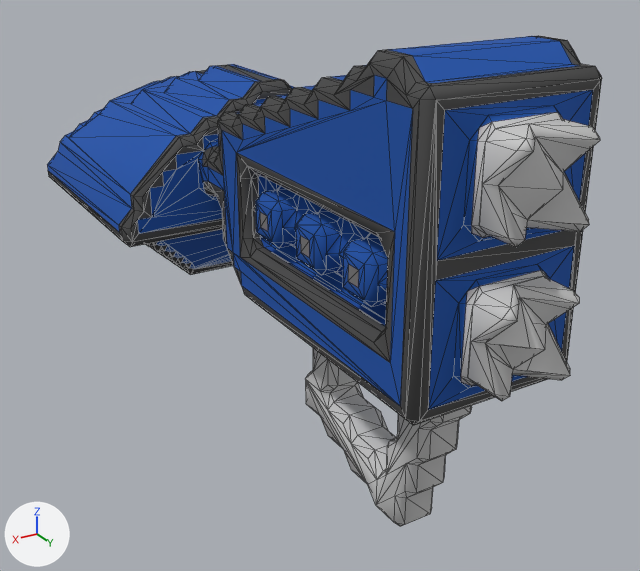
An edit to the OBJ model src/jsMain/resources/meshes/diadochi-1-eris-class.obj, drawn before and after from the same camera.
The view is the same before and after, from a camera (50 mm lens) standing at (28.9, 55.1, 36.1) and looking at (-2.1, 3.5, 10.4). The lights are fixed; the arrows at lower left show +X, +Y and +Z. Mesh edges are drawn as thin lines. Where no turn or scale is listed for an object, it has been applied to the vertices.

Names of what the first picture shows: 'diadochi-1-eris-class'.
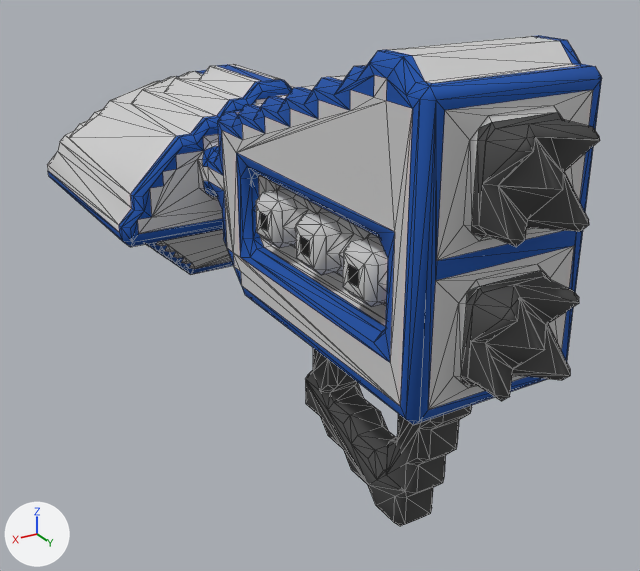
The newer file is also turned or shifted as a whole; pictures and numbers use the older file's frame.

What differs and where, as boxes [x1, y1, x2, y2] in the pictures (640 x 571 px; the box of a moved part takes in the faces that stretch with it):
part 1 of me_diadochi_1_eris_class, moved or reshaped
    before: [485, 124, 600, 376]
    after: [498, 136, 600, 376]
part 2 of me_diadochi_1_eris_class, surface changed
    both: [47, 35, 602, 526]

Diff of the bpy script that builds the scene:
```diff
--- a/src/jsMain/resources/meshes/diadochi-1-eris-class.obj.py
+++ b/src/jsMain/resources/meshes/diadochi-1-eris-class.obj.py
@@ me_diadochi_1_eris_class @@
 # used by ob_diadochi_1_eris_class; location = (0.0, 0.0, 0.0)
-me_diadochi_1_eris_class.from_pydata(...)  # 1491 vertices, 2788 faces; spans x -11.5..11.5, y -28.0..28.0, z -0.1..29.9
+me_diadochi_1_eris_class.from_pydata(...)  # 1492 vertices, 2790 faces; spans x -11.5..11.5, y -28.0..28.0, z -0.1..29.9
+# me_diadochi_1_eris_class part 1: 5 vertices moved from x -2.0..2.0, y 26.5..27.5, z 14.4..25.9 to x -2.0..0.5, y 26.5..27.5, z 14.4..26.4; 4 vertices removed from x -0.5..1.5, y 26.5..27.5, z 16.4..26.4; 4 vertices added at x -0.5..1.5, y 27.5, z 16.4..26.4
+# me_diadochi_1_eris_class part 2: 2465 kept faces spanning x -11.5..11.5, y -28.0..28.0, z -0.1..29.9 get new texture (UV) coordinates
 me_diadochi_1_eris_class.materials.append(mat_diadochi_1_eris_class)
```
